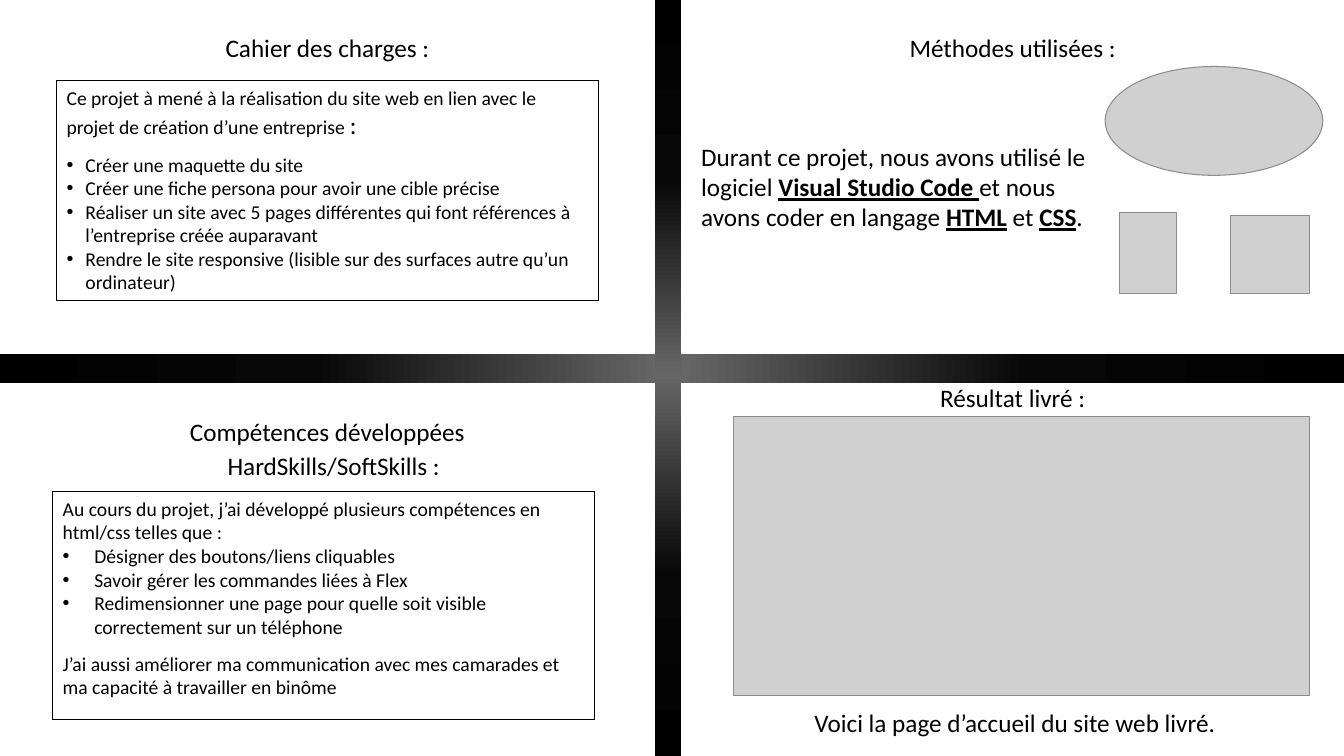
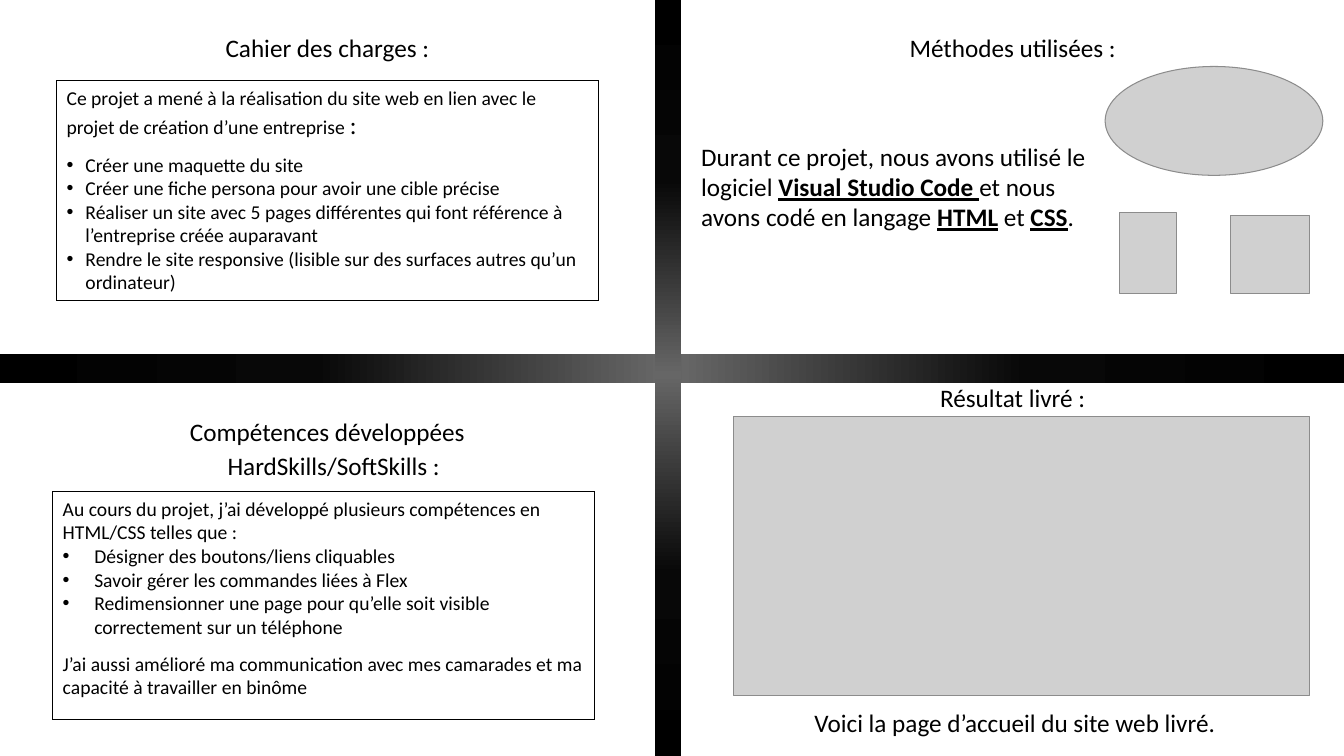
Before and after one commit to Velia-Raphael/oldPortfolio, a slide deck: slide 3 of src/powerPointRetex/RETEX1.pptx. Drawn at 1344x756 pixels with LibreOffice and Linux fonts; fonts in the diff are those of the drawing; grey boxes stand for pictures; background and template pictures are left out. Boxes give left, top, right and bottom in pixels: in the first picture for what was removed or moved away, otherwise in the second. Text is boxed around its words. In the diff, an @@ line names an element or a change of style, - is before the commit and + after.

Commit message:
Final modifications to my WebSite

```diff
--- a/src/powerPointRetex/RETEX1.pptx
+++ b/src/powerPointRetex/RETEX1.pptx
@@ text in rectangle at <box>67,91,536,138</box>: text changed @@
-Ce projet à mené à la réalisation du site web en lien avec le projet de création d’une entreprise :
+Ce projet a mené à la réalisation du site web en lien avec le projet de création d’une entreprise :
@@ text at <box>701,148,1085,231</box>: text changed @@
-Durant ce projet, nous avons utilisé le logiciel Visual Studio Code et nous avons coder en langage HTML et CSS.
+Durant ce projet, nous avons utilisé le logiciel Visual Studio Code et nous avons codé en langage HTML et CSS.
@@ text in rectangle at <box>85,205,577,292</box>: text changed @@
-• Réaliser un site avec 5 pages différentes qui font références à l’entreprise créée auparavant
-• Rendre le site responsive (lisible sur des surfaces autre qu’un ordinateur)
+• Réaliser un site avec 5 pages différentes qui font référence à l’entreprise créée auparavant
+• Rendre le site responsive (lisible sur des surfaces autres qu’un ordinateur)
@@ text in rectangle at <box>63,502,540,542</box>: text changed @@
-Au cours du projet, j’ai développé plusieurs compétences en html/css telles que :
+Au cours du projet, j’ai développé plusieurs compétences en HTML/CSS telles que :
@@ text in rectangle at <box>63,596,582,697</box>: text changed @@
-• Redimensionner une page pour quelle soit visible correctement sur un téléphone
-J’ai aussi améliorer ma communication avec mes camarades et ma capacité à travailler en binôme
+• Redimensionner une page pour qu’elle soit visible correctement sur un téléphone
+J’ai aussi amélioré ma communication avec mes camarades et ma capacité à travailler en binôme
```
Also in this commit, not shown: 5 other slides changed, 7 other files.
